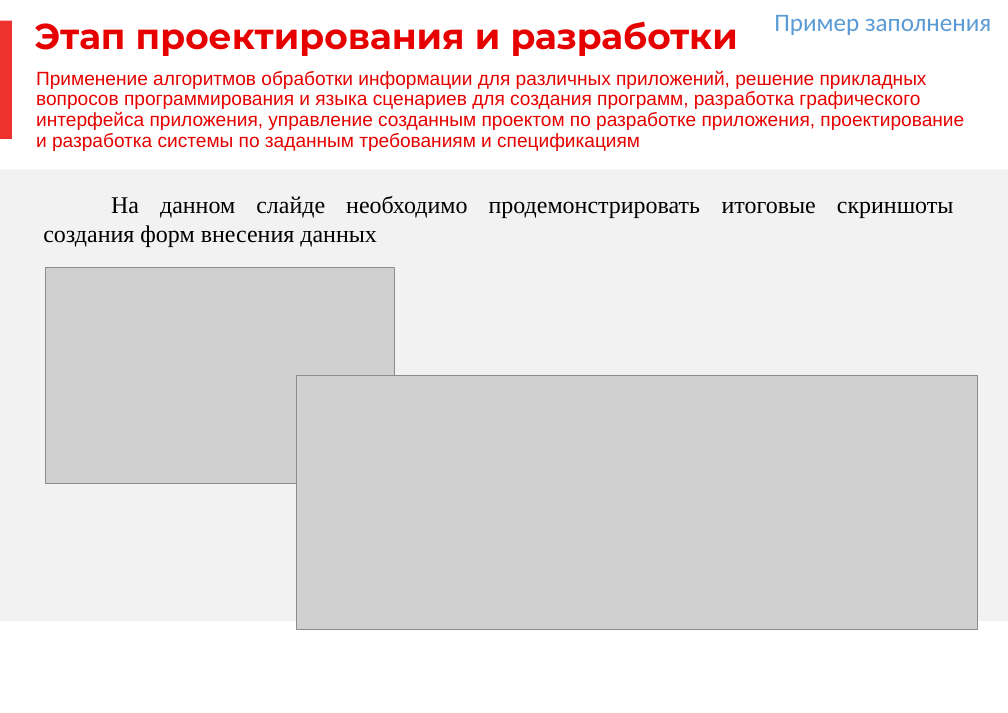
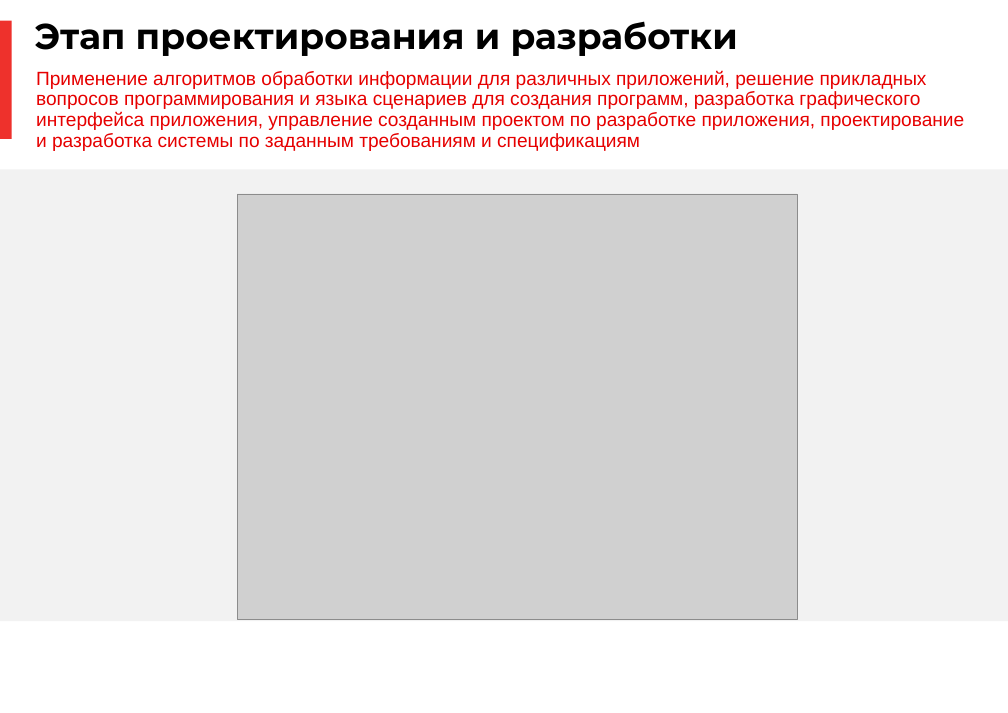
Before and after one commit to a-attendee/practice-2, a slide deck: slide 10 of docs/Prilozhenie 1 k individualnomu zadaniyu UP. PM.03 (shablon otcheta dlya zapolneniya).pptx. Drawn at 1008x713 pixels with LibreOffice and Linux fonts; fonts in the diff are those of the drawing; grey boxes stand for pictures; background and template pictures are left out. Boxes give left, top, right and bottom in pixels: in the first picture for what was removed or moved away, otherwise in the second. Text is boxed around its words. In the diff, an @@ line names an element or a change of style, - is before the commit and + after.

```diff
--- a/docs/Prilozhenie 1 k individualnomu zadaniyu UP. PM.03 (shablon otcheta dlya zapolneniya).pptx
+++ b/docs/Prilozhenie 1 k individualnomu zadaniyu UP. PM.03 (shablon otcheta dlya zapolneniya).pptx
@@ title "Этап проектирования и разработки" at bbox=[35, 21, 738, 56]: text colour #E60000 to #000000 @@
@@ text removed at bbox=[774, 15, 991, 35] @@
-Пример заполнения
@@ text removed at bbox=[43, 196, 954, 247] @@
-На данном слайде необходимо продемонстрировать итоговые скриншоты создания форм внесения данных
@@ picture added at bbox=[237, 194, 798, 620] @@
@@ picture removed at bbox=[46, 268, 395, 485] @@
@@ picture removed at bbox=[297, 376, 978, 629] @@
```
Also in this commit, not shown: 14 other slides changed, 27 other files.
